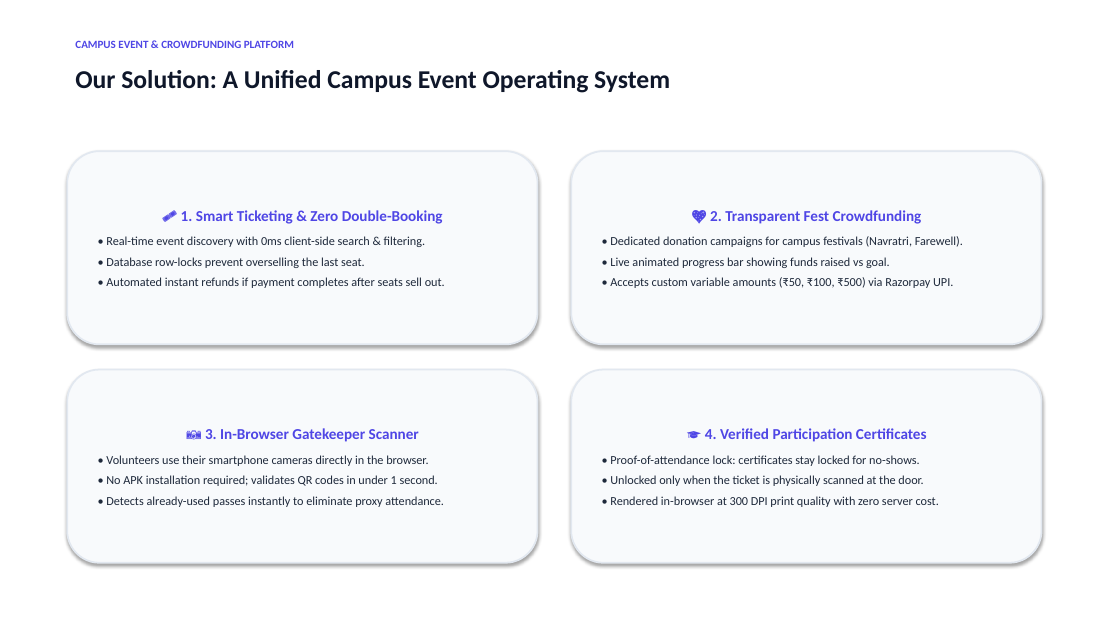
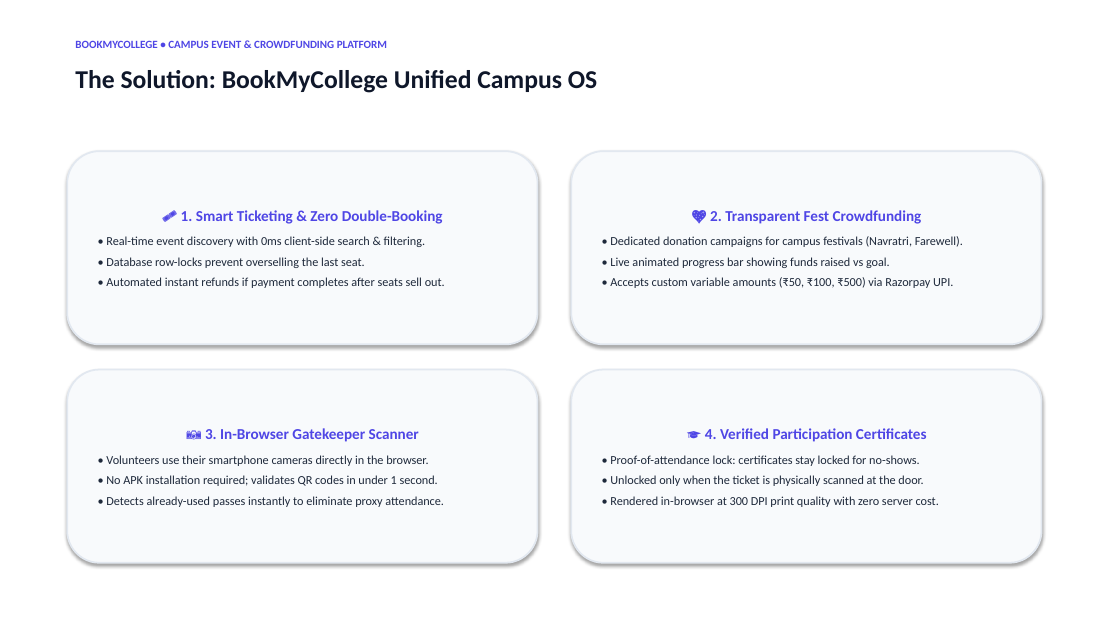
Before and after one commit to HarshitSingh-1/ITW, a slide deck: slide 3 of CAMPUS_EVENT_PLATFORM_PRESENTATION.pptx. Drawn at 1120x630 pixels with LibreOffice and Linux fonts; fonts in the diff are those of the drawing. Boxes give left, top, right and bottom in pixels: in the first picture for what was removed or moved away, otherwise in the second. Text is boxed around its words. In the diff, an @@ line names an element or a change of style, - is before the commit and + after.

Commit message:
branding: prominently integrate BookMyCollege across PowerPoint deck and viva guides

```diff
--- a/CAMPUS_EVENT_PLATFORM_PRESENTATION.pptx
+++ b/CAMPUS_EVENT_PLATFORM_PRESENTATION.pptx
@@ text at (75, 40, 387, 48): text changed @@
-CAMPUS EVENT & CROWDFUNDING PLATFORM
+BOOKMYCOLLEGE • CAMPUS EVENT & CROWDFUNDING PLATFORM
@@ text at (75, 70, 597, 93): text changed @@
-Our Solution: A Unified Campus Event Operating System
+The Solution: BookMyCollege Unified Campus OS
```
Also in this commit, not shown: 11 other slides changed, 3 other files.
